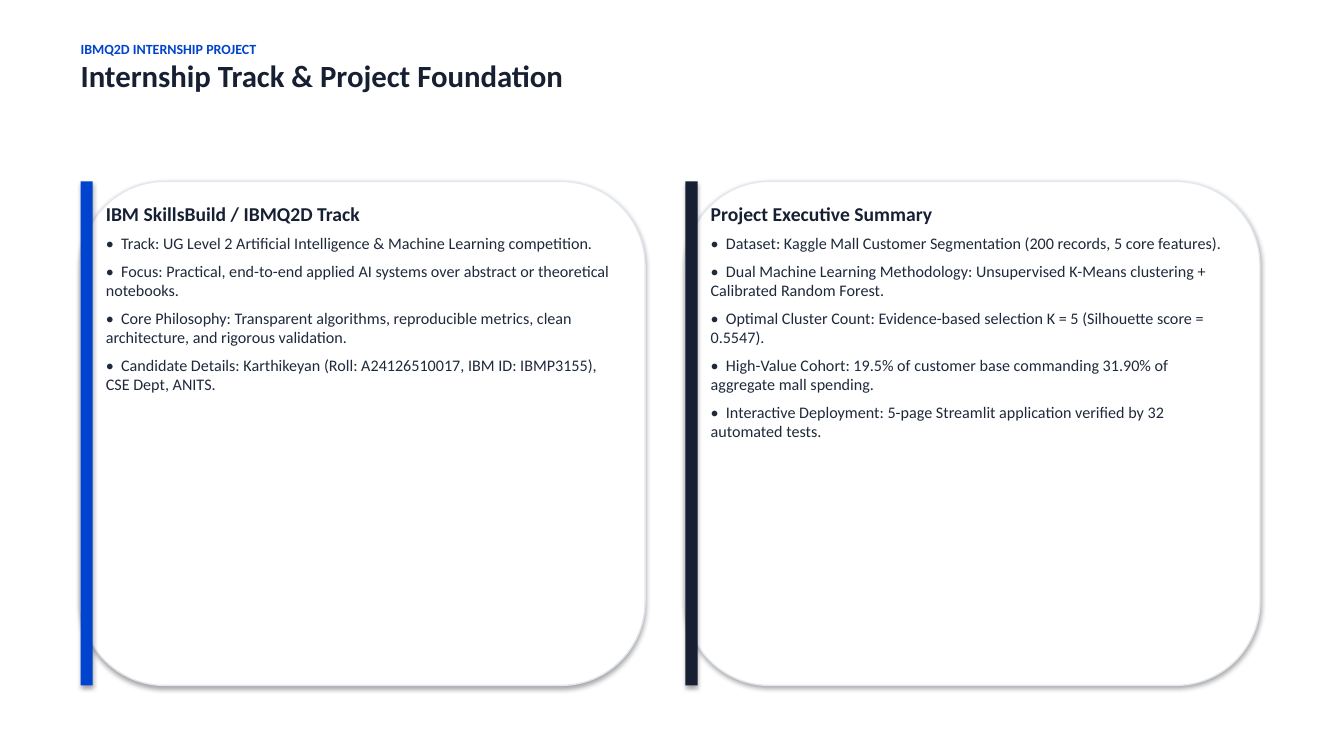
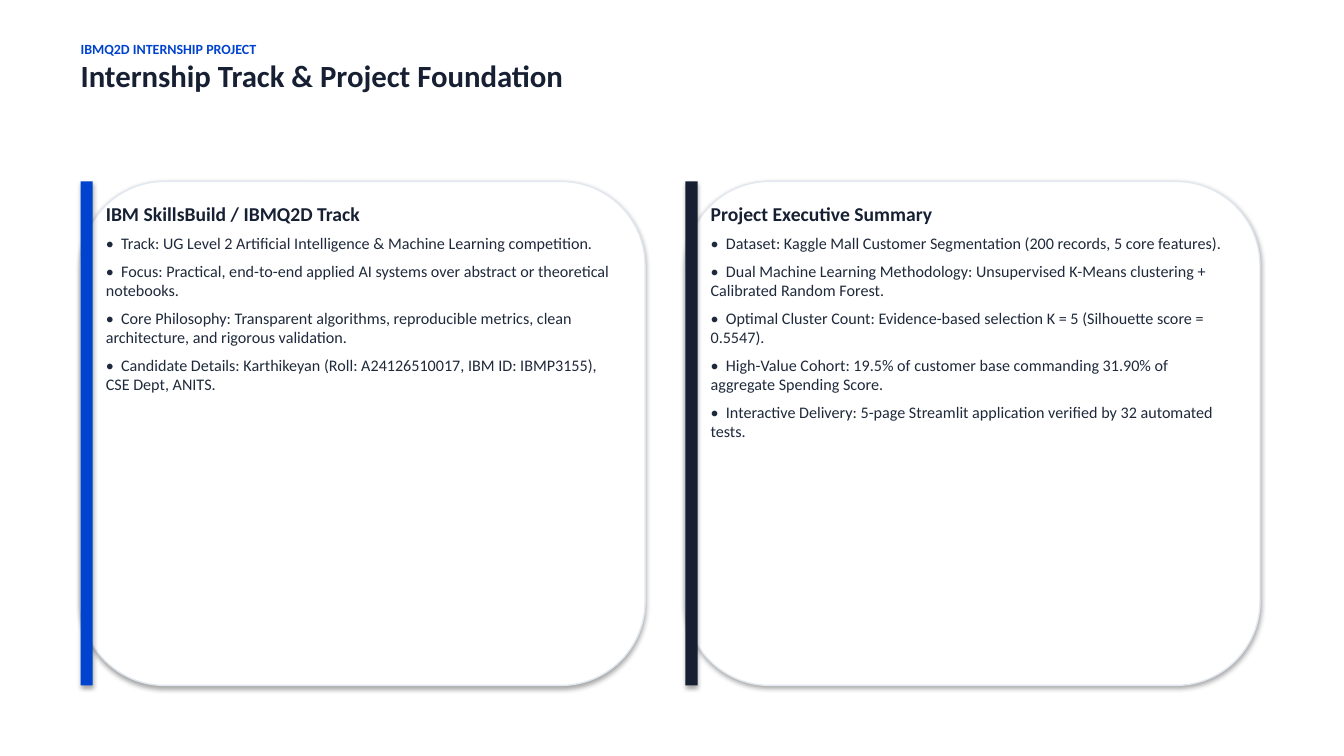
Before and after one commit to karthikeyangullipalli/IBM_Q2D_MultiSegmentCustomerRetailAnalysis, a slide deck: slide 2 of docs/presentation.pptx. Drawn at 1344x756 pixels with LibreOffice and Linux fonts; fonts in the diff are those of the drawing. Boxes give left, top, right and bottom in pixels: in the first picture for what was removed or moved away, otherwise in the second. Text is boxed around its words. In the diff, an @@ line names an element or a change of style, - is before the commit and + after.

Commit message:
Final technical audit and submission packaging: updated terminology, verified 32 tests, rebuilt DOCX and PPTX, added FINAL_SUBMISSION_CHECK.md

```diff
--- a/docs/presentation.pptx
+++ b/docs/presentation.pptx
@@ text at [711,359,1213,437]: text changed @@
-• High-Value Cohort: 19.5% of customer base commanding 31.90% of aggregate mall spending.
-• Interactive Deployment: 5-page Streamlit application verified by 32 automated tests.
+• High-Value Cohort: 19.5% of customer base commanding 31.90% of aggregate Spending Score.
+• Interactive Delivery: 5-page Streamlit application verified by 32 automated tests.
```
Also in this commit, not shown: 9 other slides changed, 12 other files.
